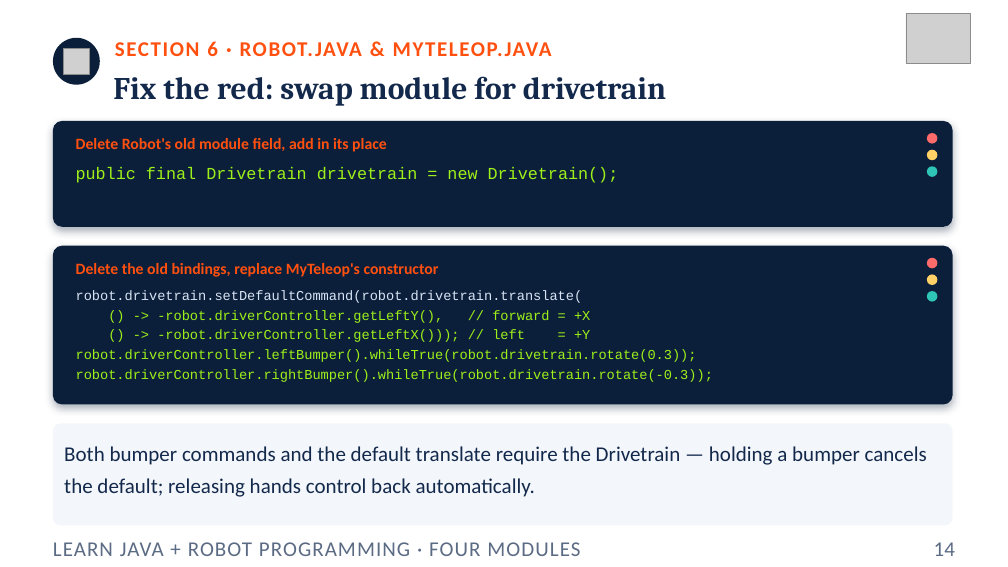
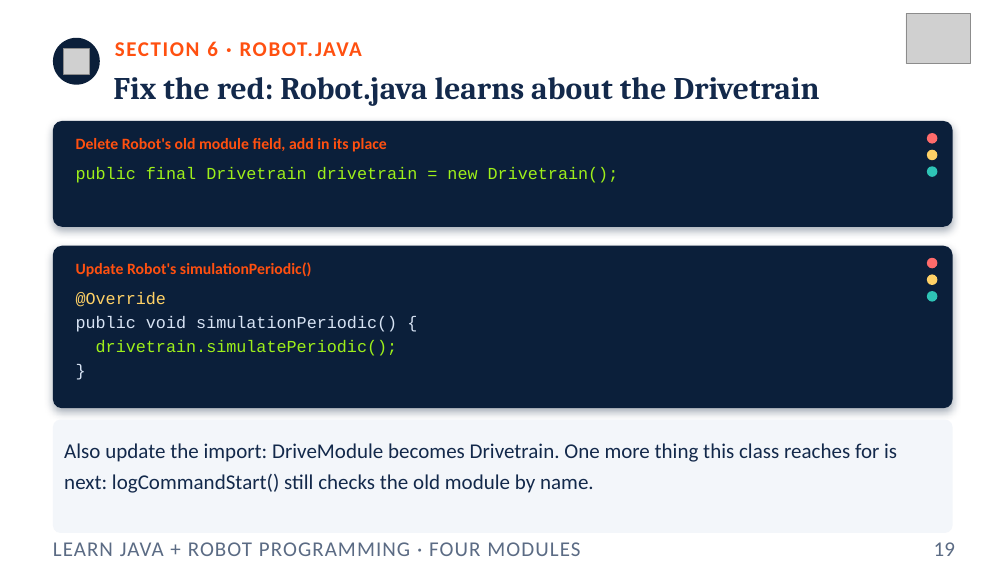
Before and after one commit to FRC5010/BasicRobotLessons, a slide deck: slide 19 of docs/presentations/v3/07-four-modules.pptx (slide 14 before the commit). Drawn at 1008x567 pixels with LibreOffice and Linux fonts; fonts in the diff are those of the drawing; grey boxes stand for pictures. Boxes give left, top, right and bottom in pixels: in the first picture for what was removed or moved away, otherwise in the second. Text is boxed around its words. In the diff, an @@ line names an element or a change of style, - is before the commit and + after.

```diff
--- a/docs/presentations/v3/07-four-modules.pptx
+++ b/docs/presentations/v3/07-four-modules.pptx
@@ text at <box>115,41,362,56</box>: text changed @@
-SECTION 6 · ROBOT.JAVA & MYTELEOP.JAVA
+SECTION 6 · ROBOT.JAVA
@@ text at <box>113,77,819,106</box>: text changed @@
-Fix the red: swap module for drivetrain
+Fix the red: Robot.java learns about the Drivetrain
@@ rounded rectangle at <box>53,246,953,408</box>: proportions changed @@
@@ text at <box>76,262,312,277</box>: text changed @@
-Delete the old bindings, replace MyTeleop's constructor
+Update Robot's simulationPeriodic()
@@ text at <box>76,292,398,356</box>: text changed; size 13 to 16 pt; text colour #9EF01A to #D7E3F4 @@
-robot.drivetrain.setDefaultCommand(robot.drivetrain.translate(
-() -> -robot.driverController.getLeftY(), // forward = +X
-() -> -robot.driverController.getLeftX())); // left = +Y
-robot.driverController.leftBumper().whileTrue(robot.drivetrain.rotate(0.3));
-robot.driverController.rightBumper().whileTrue(robot.drivetrain.rotate(-0.3));
+@Override
+public void simulationPeriodic() {
+drivetrain.simulatePeriodic();
+}
@@ rounded rectangle at <box>53,420,953,533</box>: proportions changed @@
@@ rounded rectangle: place and size @@
-rounded rectangle at <box>53,423,953,526</box>
+rounded rectangle at <box>53,420,953,533</box>
@@ text at <box>64,443,897,493</box>: text changed @@
-Both bumper commands and the default translate require the Drivetrain — holding a bumper cancels the default; releasing hands control back automatically.
+Also update the import: DriveModule becomes Drivetrain. One more thing this class reaches for is next: logCommandStart() still checks the old module by name.
@@ text at <box>934,542,955,556</box>: text changed @@
-14
+19
```
Also in this commit, not shown: 12 other slides changed, 8 slides added, 7 other files.
